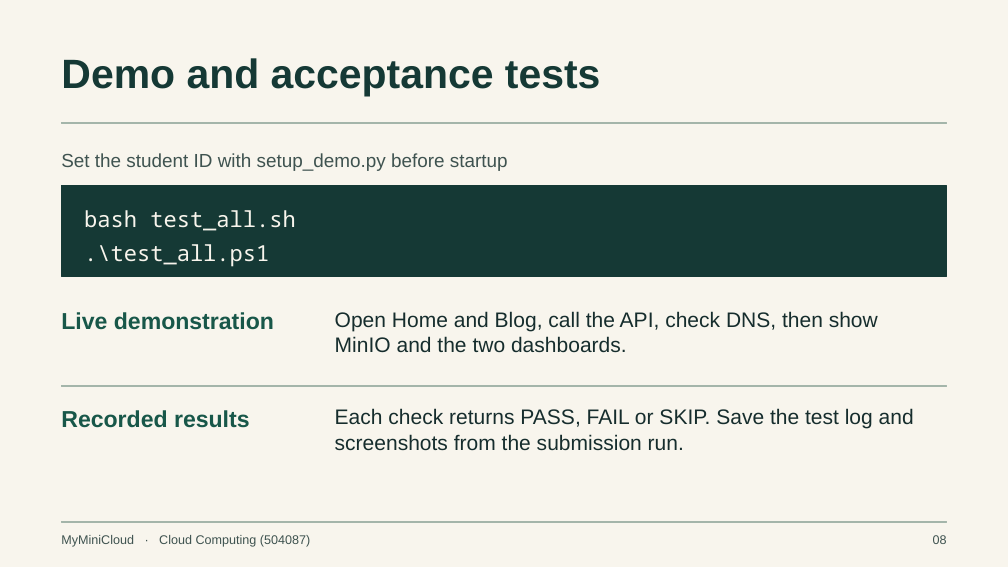
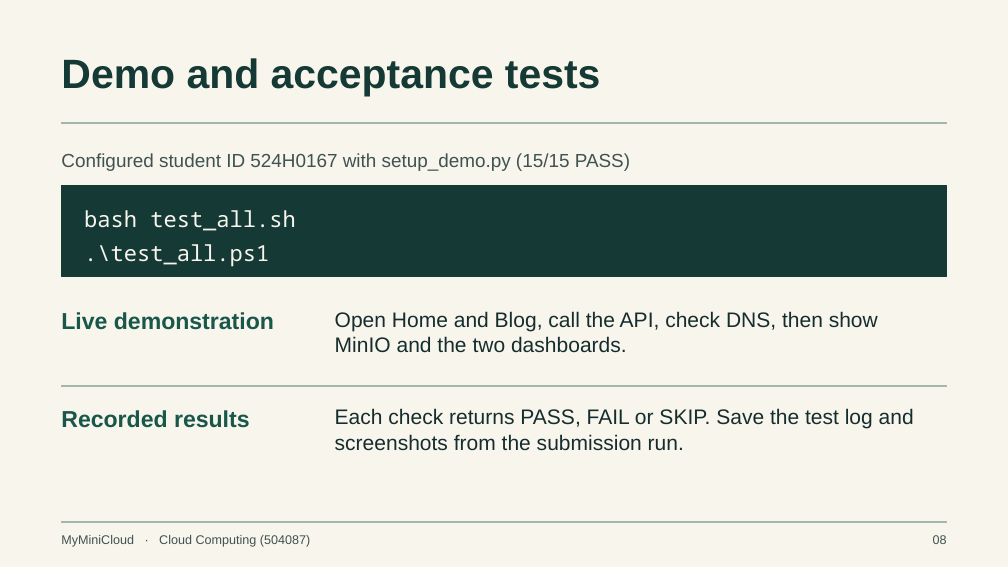
Before and after one commit to luan0217091310-gif/CLoud-tdtu, a slide deck: slide 8 of Bai_Nop_Cuoi_Ky/02_Slide/524H0167_524H0169_524H0050_MyMiniCloud_Presentation.pptx. Drawn at 1008x567 pixels with LibreOffice and Linux fonts; fonts in the diff are those of the drawing. Boxes give left, top, right and bottom in pixels: in the first picture for what was removed or moved away, otherwise in the second. Text is boxed around its words. In the diff, an @@ line names an element or a change of style, - is before the commit and + after.

```diff
--- a/Bai_Nop_Cuoi_Ky/02_Slide/524H0167_524H0169_524H0050_MyMiniCloud_Presentation.pptx
+++ b/Bai_Nop_Cuoi_Ky/02_Slide/524H0167_524H0169_524H0050_MyMiniCloud_Presentation.pptx
@@ text at [61, 153, 630, 171]: text changed @@
-Set the student ID with setup_demo.py before startup
+Configured student ID 524H0167 with setup_demo.py (15/15 PASS)
```
Also in this commit, not shown: 2 other slides changed, 11 other files.
